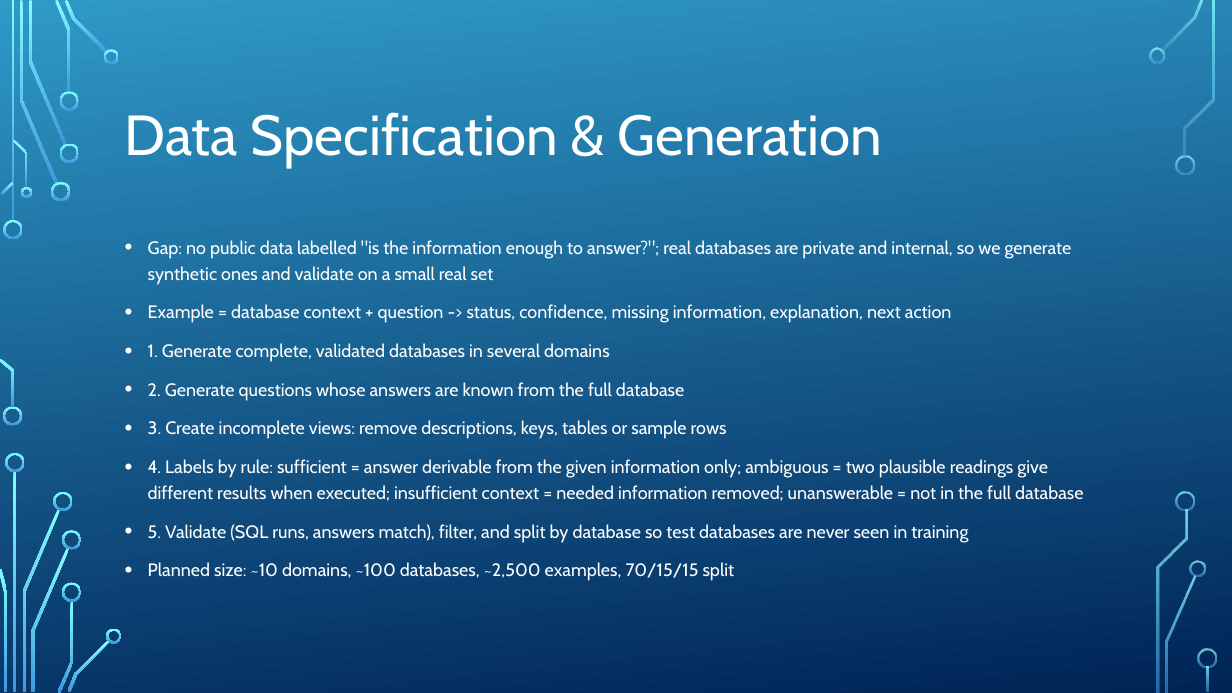
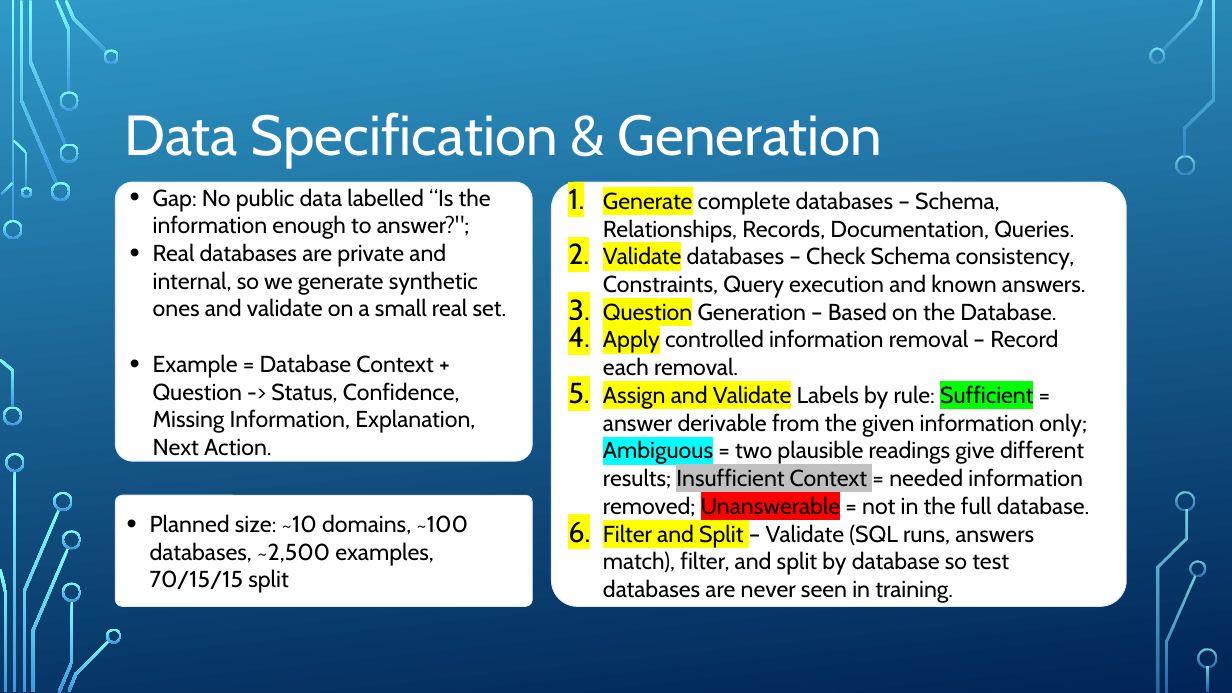
Before and after one commit to ofirbuch-minervaxr/information-sufficiency-unfamiliar-databases, a slide deck: slide 8 of Slides/Information Sufficiency in Unfamiliar Databases.pptx (slide 7 before the commit). Drawn at 1232x693 pixels with LibreOffice and Linux fonts; fonts in the diff are those of the drawing; background and template pictures are left out. Boxes give left, top, right and bottom in pixels: in the first picture for what was removed or moved away, otherwise in the second. Text is boxed around its words. In the diff, an @@ line names an element or a change of style, - is before the commit and + after.

Commit message:
Significant Revision
Besides success criterias are vague, it is a massive improvement given the time constraint left.

```diff
--- a/Slides/Information Sufficiency in Unfamiliar Databases.pptx
+++ b/Slides/Information Sufficiency in Unfamiliar Databases.pptx
@@ rounded rectangle added at (x1=116, y1=182, x2=532, y2=461), fill #FFFFFF, outline #E2E8F0 0.75 pt, 18 pt, text #000000 @@
+• Gap: No public data labelled “Is the information enough to answer?";
+• Real databases are private and internal, so we generate synthetic ones and validate on a small real set.
+• Example = Database Context + Question -> Status, Confidence, Missing Information, Explanation, Next Action.
@@ rounded rectangle added at (x1=552, y1=182, x2=1127, y2=606), fill #FFFFFF, outline #E2E8F0 0.75 pt, 18 pt, text #000000 @@
+1. Generate complete databases – Schema, Relationships, Records, Documentation, Queries.
+2. Validate databases – Check Schema consistency, Constraints, Query execution and known answers.
+3. Question Generation – Based on the Database.
+4. Apply controlled information removal – Record each removal.
+5. Assign and Validate Labels by rule: Sufficient = answer derivable from the given information only; Ambiguous = two plausible readings give different results; Insufficient Context = needed information removed; Unanswerable = not in the full database.
+6. Filter and Split – Validate (SQL runs, answers match), filter, and split by database so test databases are never seen in training.
@@ text removed at (x1=148, y1=240, x2=1083, y2=581) @@
-• Gap: no public data labelled "is the information enough to answer?"; real databases are private and internal, so we generate synthetic ones and validate on a small real set
-• Example = database context + question -> status, confidence, missing information, explanation, next action
-• 1. Generate complete, validated databases in several domains
-• 2. Generate questions whose answers are known from the full database
-• 3. Create incomplete views: remove descriptions, keys, tables or sample rows
-• 4. Labels by rule: sufficient = answer derivable from the given information only; ambiguous = two plausible readings give different results when executed; insufficient context = needed information removed; unanswerable = not in the full database
-• 5. Validate (SQL runs, answers match), filter, and split by database so test databases are never seen in training
-• Planned size: ~10 domains, ~100 databases, ~2,500 examples, 70/15/15 split
@@ rounded rectangle added at (x1=116, y1=495, x2=532, y2=606), fill #FFFFFF, outline #E2E8F0 0.75 pt, 18 pt, text #000000 @@
+• Planned size: ~10 domains, ~100 databases, ~2,500 examples, 70/15/15 split
```
Also in this commit, not shown: 6 other slides changed, 2 slides added, 1 other file.
